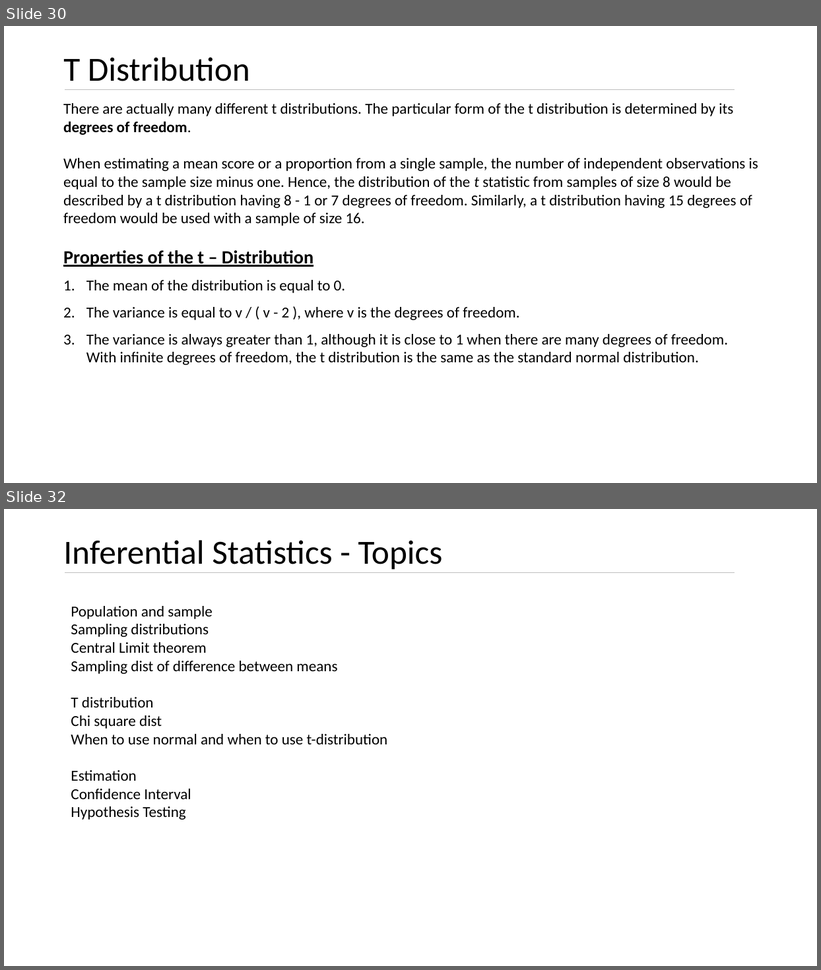
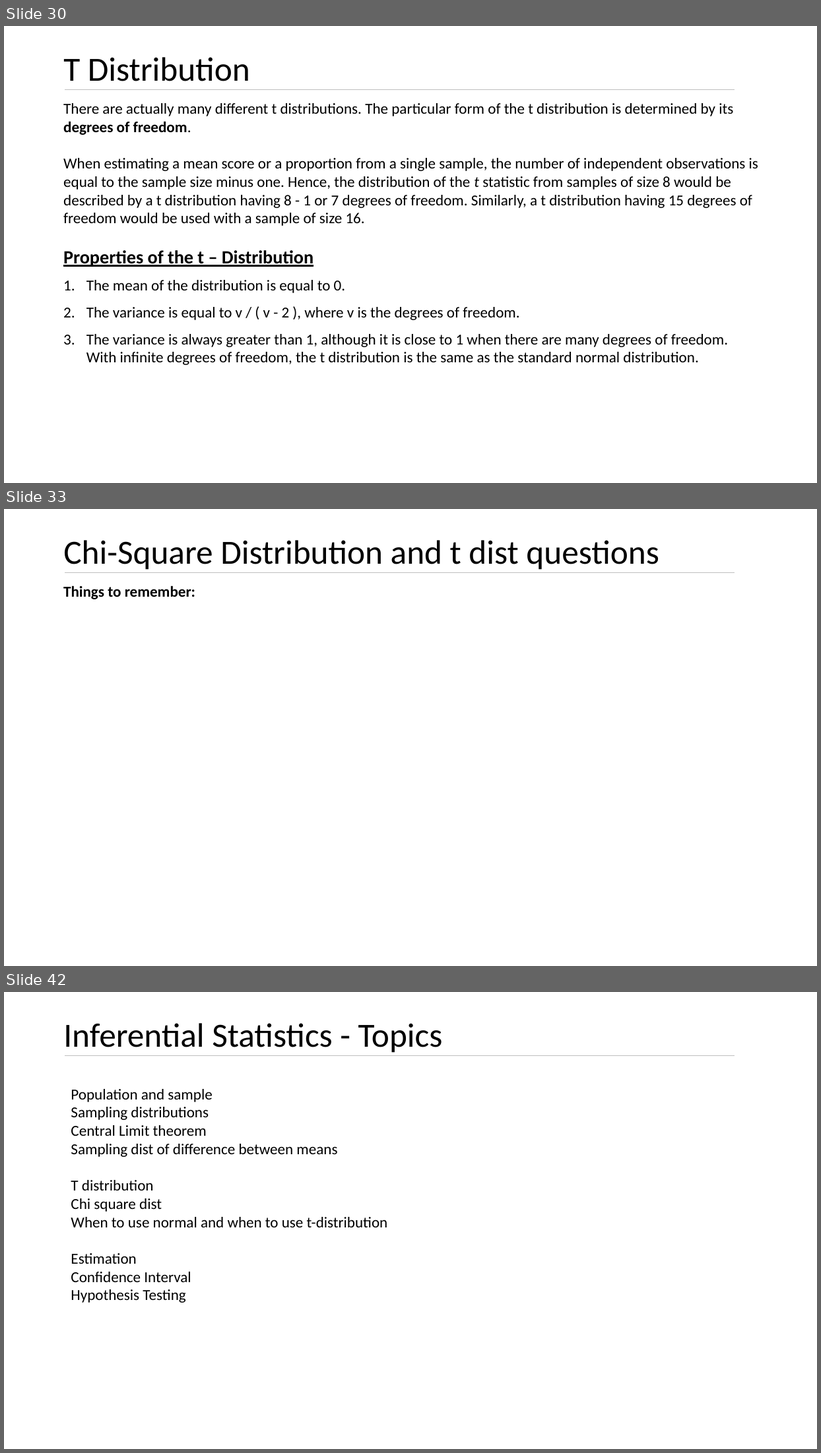
Before and after one commit to kushkul/Intro-to-Analytics, a slide deck: Statistics/Lesson 7 Inferential Statistics.pptx. Shown one above the other, each under a label of ours: slides 30 and 32 before the commit, slides 30, 33 and 42 after it; the slides between them are not shown. The pictures are 821x970 and 821x1453 pixels, drawn with LibreOffice and Linux fonts; fonts in the diff are those of the drawing. Boxes give left, top, right and bottom in pixels: in the first picture for what was removed or moved away, otherwise in the second. Text is boxed around its words. In the diff, an @@ line names an element or a change of style, - is before the commit and + after.

Commit message:
Add Chi square and Estimation

```diff
--- a/Statistics/Lesson 7 Inferential Statistics.pptx
+++ b/Statistics/Lesson 7 Inferential Statistics.pptx
@@ slide 33 added at (x1=4, y1=509, x2=817, y2=966), background #FFFFFF @@
@@ title added at (x1=63, y1=540, x2=659, y2=570), 40 pt, text #000000 @@
+Chi-Square Distribution and t dist questions
@@ text added at (x1=63, y1=586, x2=195, y2=599), 18 pt, text #000000, bold @@
+Things to remember:
@@ line added from (65, 573) to (735, 573), #BFBFBF 0.5 pt @@
@@ what was slide 32 is now slide 42 @@
```
Also in this commit, not shown: 2 slides changed, 9 other slides added.
